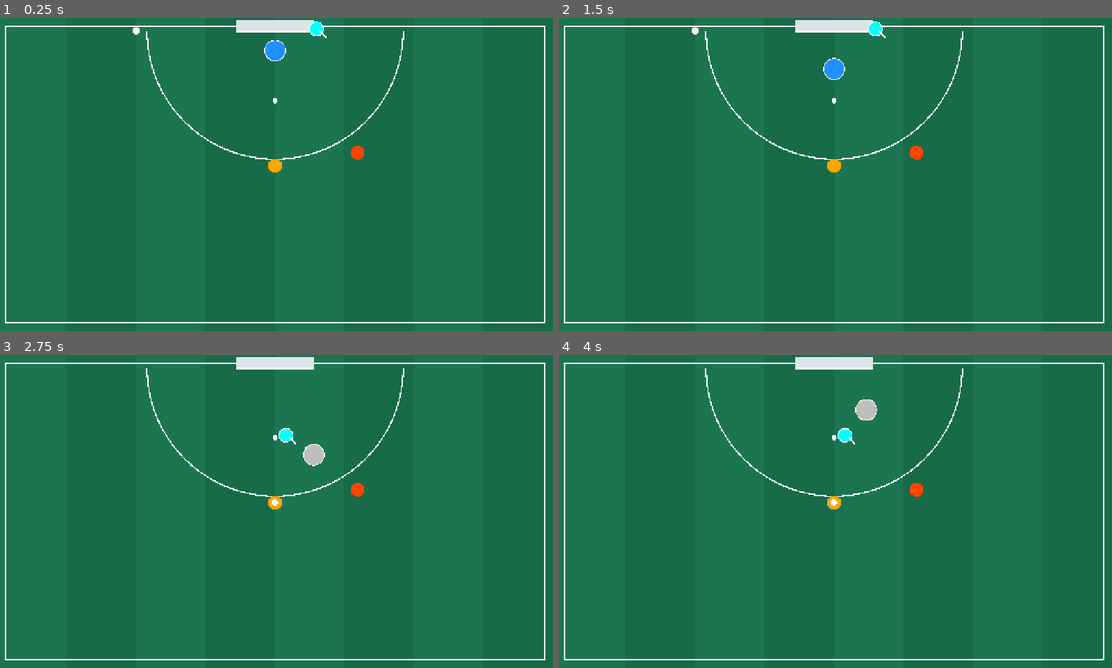
Above: before the commit, frames 1-4 (two rows, left to right).
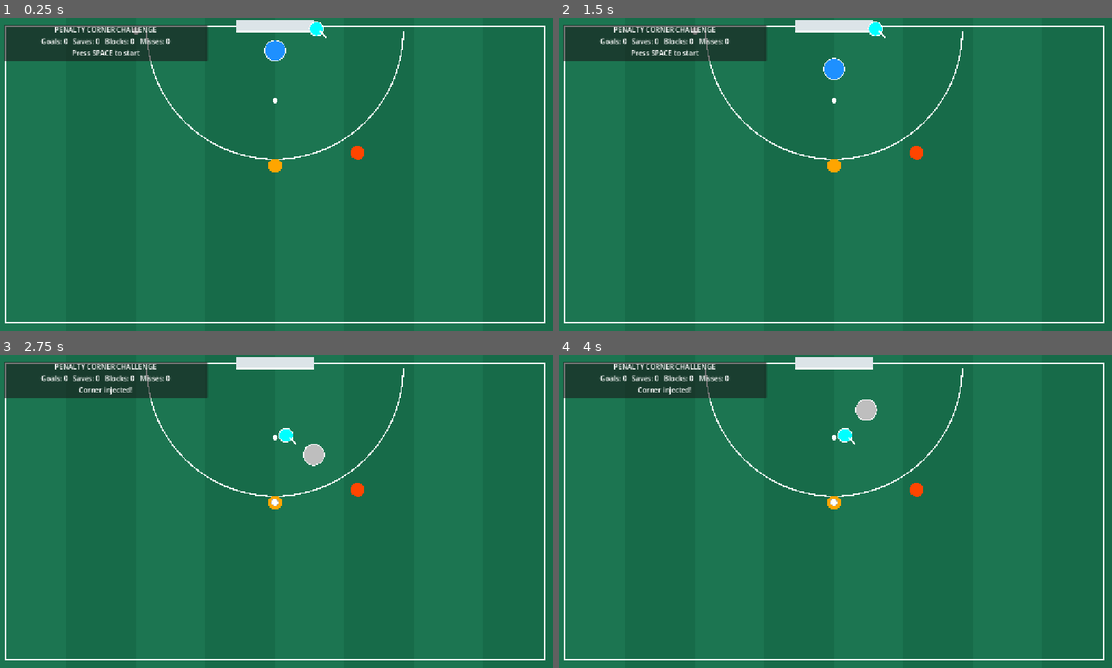
Above: after the commit, the same moments.

Repository: affarf/penalty-corner-challenge
Game: Godot game, scene res://main.tscn
The game is run twice, just before and just after one commit, with the same random seed, the same clock (stepped at 60 frames per second) and the same inputs.
Inputs (mouse positions are in pixels of both pictures, inside the frame that each line leads up to):
- Up to frame 1 (0.25 s): no input
- Up to frame 2 (1.5 s): tap Space at 0.5, 0.77, 1.25 s; move the mouse to (957, 158) at 0.52 s; hold D (move_right) 0.53-1.28 s; hold Right mouse button (dive) 0.53-1.28 s; move the mouse to (724, 190) at 1.27 s; hold S (move_down) from 1.28 s (still down); tap R at 1.35 s
- Up to frame 3 (2.75 s): tap Space at 1.52 s; move the mouse to (331, 442) at 2.02 s; release S (move_down) at 2.03 s; hold D (move_right) from 2.03 s (still down); hold Right mouse button (dive) from 2.03 s (still down)
- Up to frame 4 (4 s): tap Enter at 2.75 s; move the mouse to (807, 574) at 2.77 s; release D (move_right) at 2.78 s; release Right mouse button (dive) at 2.78 s; hold W (move_up) 2.78-3.53 s; tap R at 2.85 s; tap Space at 3.02, 3.77 s; move the mouse to (1001, 558) at 3.52 s; hold A (move_left) from 3.53 s (still down); hold Right mouse button (dive) from 3.53 s (still down)

The runs differ from the first frame. In frame 1, 4.2% of the frame differs, in the area x 0-38%, y 2-14%; in frame 2, 4.2%; in frame 3, 4.2%; in frame 4, 4.2%.

Commit message:
Add match scoreboard

Diff:
--- /dev/null
+++ b/hud.gd
@@ -0,0 +1,72 @@
+
+extends CanvasLayer
+
+var goals := 0
+var saves := 0
+var blocks := 0
+var misses := 0
+
+var scoreboard: Label
+var message_label: Label
+
+@onready var ball: Node2D = \
+	get_parent().get_node("Ball")
+
+
+func _ready() -> void:
+	# Dark translucent background
+	var panel := PanelContainer.new()
+	panel.position = Vector2(15, 15)
+	panel.custom_minimum_size = Vector2(470, 85)
+	add_child(panel)
+
+	var column := VBoxContainer.new()
+	panel.add_child(column)
+
+	var title := Label.new()
+	title.text = "PENALTY CORNER CHALLENGE"
+	title.horizontal_alignment = HORIZONTAL_ALIGNMENT_CENTER
+	column.add_child(title)
+
+	scoreboard = Label.new()
+	scoreboard.horizontal_alignment = HORIZONTAL_ALIGNMENT_CENTER
+	column.add_child(scoreboard)
+
+	message_label = Label.new()
+	message_label.text = "Press SPACE to start"
+	message_label.horizontal_alignment = HORIZONTAL_ALIGNMENT_CENTER
+	column.add_child(message_label)
+
+	# Connect to the ball's signals.
+	ball.corner_finished.connect(on_corner_finished)
+	ball.event_reported.connect(on_event_reported)
+
+	update_scoreboard()
+
+
+func on_corner_finished(result: String) -> void:
+	match result:
+		"GOAL":
+			goals += 1
+
+		"SAVE":
+			saves += 1
+
+		"BLOCK":
+			blocks += 1
+
+		"MISS":
+			misses += 1
+
+	update_scoreboard()
+
+
+func on_event_reported(message: String) -> void:
+	message_label.text = message
+
+
+func update_scoreboard() -> void:
+	scoreboard.text = (
+        "Goals: %d   Saves: %d   Blocks: %d   Misses: %d"
+		% [goals, saves, blocks, misses]
+	)
--- a/main.tscn
+++ b/main.tscn
@@ -4,6 +4,7 @@
 [ext_resource type="Script" uid="uid://7wf286hg7r1g" path="res://pitch.gd" id="2_1bvp3"]
 [ext_resource type="PackedScene" uid="uid://d1ywy2ww7cesp" path="res://ball.tscn" id="3_h2yge"]
 [ext_resource type="PackedScene" uid="uid://4hvo5fklnn6y" path="res://defensive_runner.tscn" id="4_1bvp3"]
+[ext_resource type="Script" uid="uid://dpbycla0w203i" path="res://hud.gd" id="5_lquwl"]
 
 [node name="Main" type="Node2D" unique_id=1500434153]
 
@@ -16,3 +17,6 @@
 [node name="Ball" parent="." unique_id=1776875399 instance=ExtResource("3_h2yge")]
 
 [node name="DefensiveRunner" parent="." unique_id=1409312240 instance=ExtResource("4_1bvp3")]
+
+[node name="HUD" type="CanvasLayer" parent="." unique_id=1482612715]
+script = ExtResource("5_lquwl")
Not shown, added: hud.gd.uid
